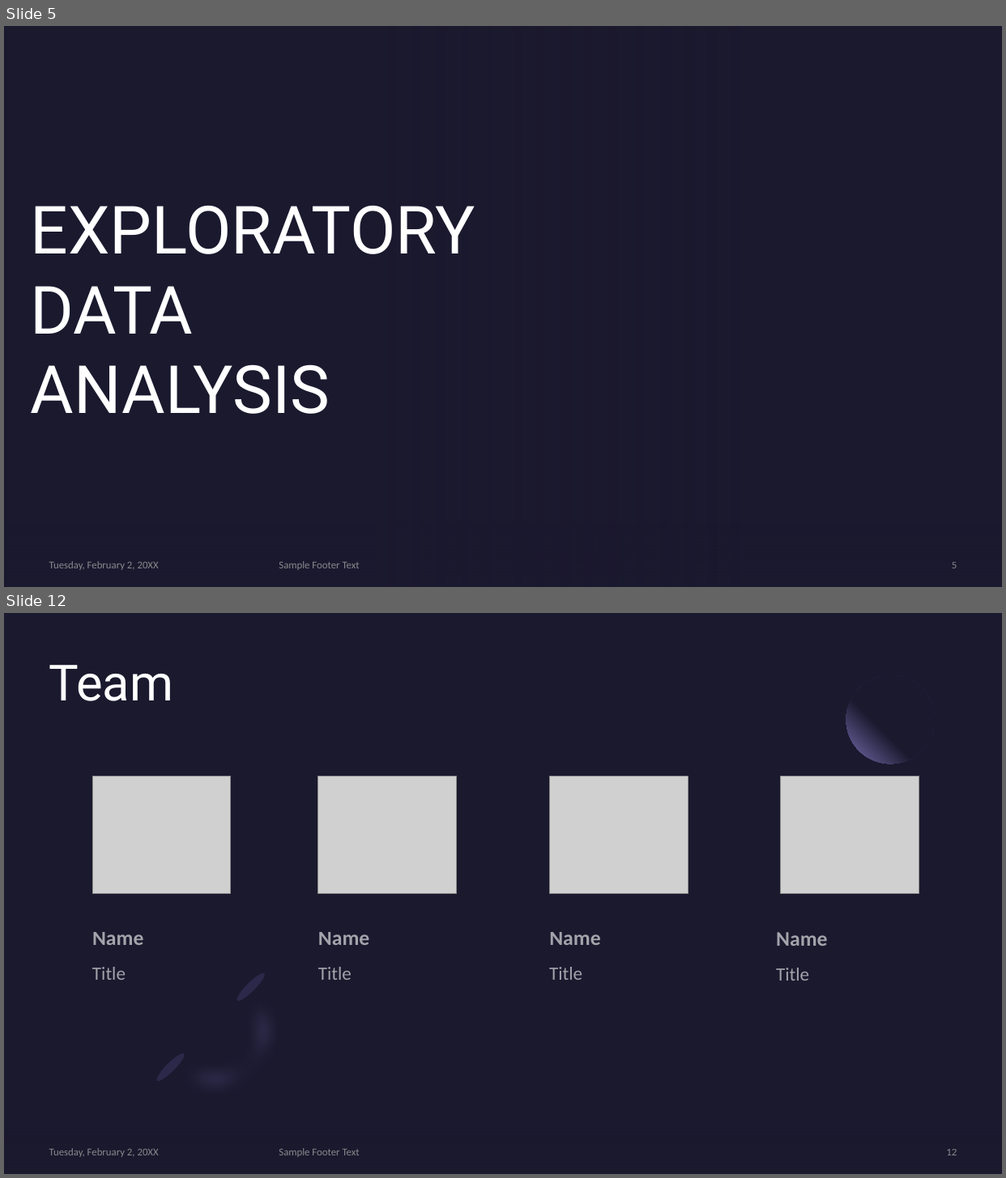
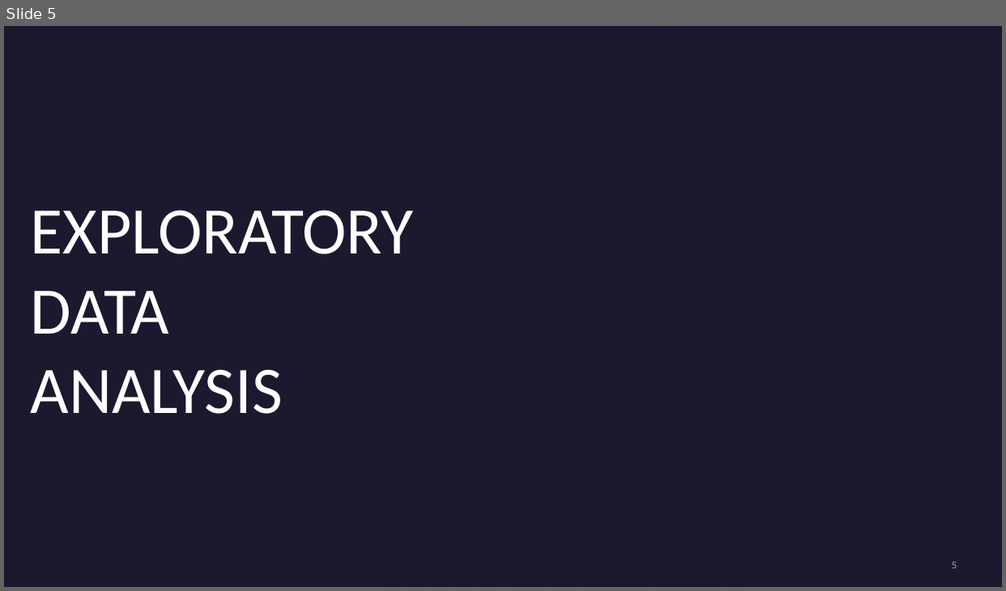
Before and after one commit to kwanda2426/kwanda_mlondi, a slide deck: STOCK MARKET INVESTMENT STRATEGY.pptx. Shown one above the other, each under a label of ours: slides 5 and 12 before the commit, slide 5 after it; the slides between them are not shown. The pictures are 1006x1178 and 1006x591 pixels, drawn with LibreOffice and Linux fonts; fonts in the diff are those of the drawing; grey boxes stand for pictures; background and template pictures are left out. Boxes give left, top, right and bottom in pixels: in the first picture for what was removed or moved away, otherwise in the second. Text is boxed around its words. In the diff, an @@ line names an element or a change of style, - is before the commit and + after.

```diff
--- a/STOCK MARKET INVESTMENT STRATEGY.pptx
+++ b/STOCK MARKET INVESTMENT STRATEGY.pptx
@@ slide 12 removed at bbox=[4, 613, 1002, 1174], background #1B192E @@
@@ title removed at bbox=[49, 665, 173, 701] @@
-Team
@@ ellipse removed at bbox=[846, 675, 935, 764] @@
@@ picture removed at bbox=[92, 776, 231, 894] @@
@@ picture removed at bbox=[318, 776, 457, 894] @@
@@ picture removed at bbox=[550, 776, 688, 894] @@
@@ picture removed at bbox=[780, 776, 918, 894] @@
@@ text removed at bbox=[92, 932, 143, 945] @@
-Name
@@ text removed at bbox=[318, 932, 369, 945] @@
-Name
@@ text removed at bbox=[549, 932, 600, 945] @@
-Name
@@ text removed at bbox=[776, 932, 827, 946] @@
-Name
@@ text removed at bbox=[92, 967, 126, 980] @@
-Title
@@ text removed at bbox=[318, 967, 351, 980] @@
-Title
@@ text removed at bbox=[549, 967, 582, 980] @@
-Title
@@ text removed at bbox=[776, 968, 809, 981] @@
-Title
@@ group removed at bbox=[148, 965, 319, 1135]: 2 freeform shapes, 2 ellipses @@
@@ rectangle removed at bbox=[4, 1085, 1002, 1174] @@
@@ text removed at bbox=[49, 1148, 159, 1157] @@
-Tuesday, February 2, 20XX
@@ text removed at bbox=[279, 1148, 360, 1157] @@
-Sample Footer Text
@@ page number removed at bbox=[946, 1149, 957, 1156] @@
-12
@@ slide 5 changed as well @@
@@ title "EXPLORATORY DATA ANALYSIS" at bbox=[31, 210, 414, 414]: font Roboto to Calibri @@
@@ page number at bbox=[952, 562, 957, 569]: text colour #A6A6A6 at 80% opacity to #A5A5A5 @@
@@ text removed at bbox=[49, 561, 159, 570] @@
-Tuesday, February 2, 20XX
@@ text removed at bbox=[279, 561, 360, 570] @@
-Sample Footer Text
```
Also in this commit, not shown: 5 other slides changed, 13 slides added, 10 other slides removed, 3 other files.
